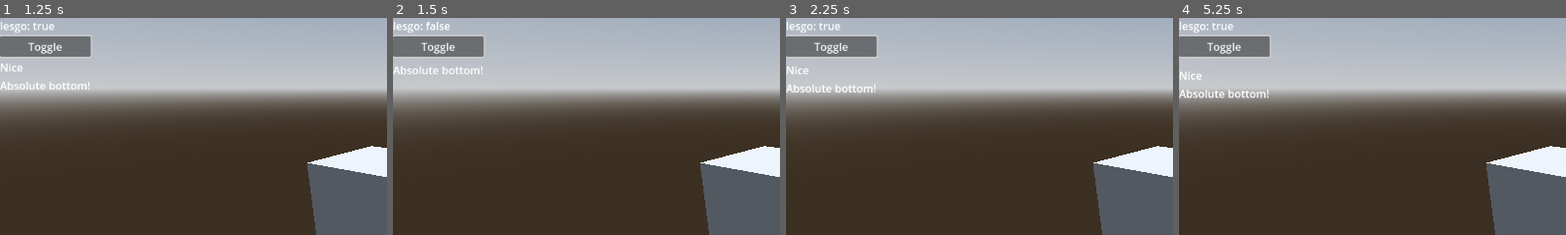
Above: before the commit, frames 1-4 (left to right).
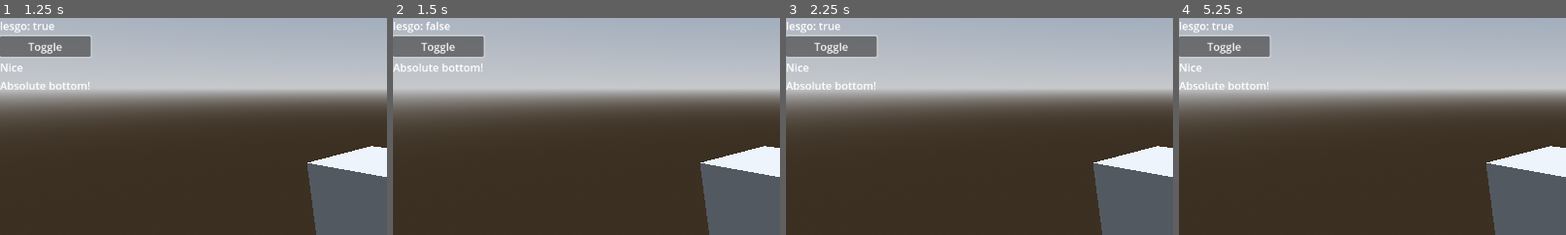
Above: after the commit, the same moments.

Repository: VojtaStruhar/godot-gdgui
Game: Godot game, scene res://test_world.tscn
The game is run twice, just before and just after one commit, with the same random seed, the same clock (stepped at 60 frames per second) and the same inputs. The project has no main scene, so this scene is started directly.
Inputs:
- Up to frame 1 (1.25 s): click "Toggle" at 0.5 s
- Up to frame 2 (1.5 s): click "Toggle" at 1.25 s
- Up to frame 3 (2.25 s): click "Toggle" at 2 s
- Up to frame 4 (5.25 s): tap Enter at 2.75, 4.25 s; tap Space at 3.5, 5 s
The pictures show only the part of the screen within x 0-50%, y 0-50%; the shares and areas given below are measured in that part.

Frame 1 is identical in both runs. In frame 2, 0.4% of the frame differs, in the area x 0-24%, y 20-26%; in frame 3, 0.5%; in frame 4, 1.0%, in the area x 0-24%, y 20-38%.

Commit message:
Surgery from python to gdscript.

Diff:
--- a/GDGui/gdgui.gd
+++ b/GDGui/gdgui.gd
@@ -1,29 +1,47 @@
 extends Control
 class_name GDGui
 
-@onready var _main := VBoxContainer.new()
+var _dom = {}
+var _main := VBoxContainer.new()
+var _call_count_stack: Array[int] = []
+var _layout_stack: Array[Container] = []
 
-var _call_count_stack: Array[int] = [0];
-var _dom: Dictionary = {}
 var __button_presses: Dictionary = {}
 
-var _layout_stack = []
+func _ready() -> void:
+	_layout_stack = []
+	_call_count_stack = [0]
+
+	self.add_child(_main)
 
 
 func _process(_delta: float) -> void:
-	# reset button presses cache
+	_cleanup_layout()
+	_call_count_stack = [0]
+	_layout_stack = []
+
 	for key in __button_presses:
 		__button_presses[key] = false
 
-	if _get_current_element() != null:
-		_cleanup()
 
-	_call_count_stack = [0]
-	_layout_stack = []
+func button(text: String) -> bool:
+	var current = _get_current_element()
+	var button_id = str(_call_count_stack)
 
+	if current is Button:
+		# You should connect the press signal again here, but we don't have that in python
+		current.text = text
+	else:
+		if current != null:
+			_remove_current_element()
 
-func _ready() -> void:
-	add_child(_main)
+		var b = Button.new()
+		b.pressed.connect(func(): __button_presses[button_id] = true)
+		b.text = text
+		_add_element(b)
+
+	_increase_call_count()
+	return __button_presses[button_id] if button_id in __button_presses else false
 
 
 func label(text: String) -> void:
@@ -32,140 +50,71 @@
 		current.text = text
 	else:
 		if current != null:
-			print(_call_count_stack, "-> Replacing (", typeof(current), ") with a label")
 			_remove_current_element()
-		else:
-			print(_call_count_stack, " + Creating a label")
 
-		var l = Label.new()
-		l.text = text
-		_add_element(l)
+		var label = Label.new()
+		label.text = text
+		_add_element(label)
 
 	_increase_call_count()
-
-
-func button(text: String) -> bool:
-	var current = _get_current_element()
-	var button_id = str(_call_count_stack)
-
-	if current is Button:
-		current.text = text
-	else:
-		if current != null:
-			print(_call_count_stack, "-> Replacing (", typeof(current), ") with a button")
-			_remove_current_element()
-		else:
-			print(_call_count_stack, " + Creating a button ")
-
-
-		var b = Button.new()
-		b.text = text
-		b.pressed.connect(func(): __button_presses[button_id] = true)
-		_add_element(b)
-
-
-	_increase_call_count()
-	return __button_presses[button_id] if button_id in __button_presses else false
 
 
 func begin_horizontal() -> void:
 	var current = _get_current_element()
 	if current is HBoxContainer:
-		_layout_stack.push_back(current)
+		_layout_stack.append(current)
 	else:
-		if current is Node:
-			print(_call_count_stack, " <-> Replacing ", current.name, " (", current.get_class(), ") with a hbox")
-			current.queue_free()
-		else:
-			print(_call_count_stack, " + Creating a hbox")
-
-		var h = HBoxContainer.new()
-		_add_element(h)
-		_layout_stack.push_back(h)
+		if current != null:
+			_remove_current_element()
+		var hbox = HBoxContainer.new()
+		_add_element(hbox)
+		_layout_stack.append(hbox)
 
 	_increase_call_count()
 
-	var hopefully_dict = _get_current_element()
-	if not hopefully_dict is Dictionary:
+	var nested_layout = _get_current_element()
+	# There is a Node in its place
+	if not nested_layout is Dictionary:
+		if nested_layout != null:
+			_remove_current_element()
 		_add_element({})
 
-	_call_count_stack.push_back(0)
+
+	_call_count_stack.append(0)
+
 
 func end_horizontal() -> void:
-	var h = _layout_stack.pop_back()
+	_cleanup_layout()  # Get rid of any extra items from previous runs
 	_call_count_stack.pop_back()
+	var layout = _layout_stack.pop_back()
 	_increase_call_count()
 
-	if not h is HBoxContainer:
-		printerr("[GDGui] Called end_horizontal, but the topmost layout wasn't a HBoxContainer: ", h)
+	if not layout is HBoxContainer:
+		print("WARNING: Called end_horizontal, but the topmost layout wasn't a HBoxContainer: ", layout)
 
 
-func begin_vertical() -> void:
-	var current = _get_current_element()
-	if current is VBoxContainer:
-		_layout_stack.push_back(current)
-	else:
-		if current is Node:
-			print(_call_count_stack, " <-> Replacing ", current.name, " (", current.get_class(), ") with a vbox")
-			current.queue_free()
-		else:
-			print(_call_count_stack, " + Creating a vbox")
-
-		var v = VBoxContainer.new()
-		_add_element(v)
-		_layout_stack.push_back(v)
-
-	_increase_call_count()
+func _increase_call_count() -> void:
+	_call_count_stack[-1] += 1
 
 
-func end_vertical() -> void:
-	var v = _layout_stack.pop_back()
-	if not v is VBoxContainer:
-		printerr("[GDGui] Called end_vertical, but the topmost layout wasn't a VBoxContainer: ", v)
-
-
-func begin_panel() -> void:
-	var current = _get_current_element()
-	if current is PanelContainer:
-		_layout_stack.push_back(current)
-	else:
-		if current is Node:
-			print(_call_count_stack, " <-> Replacing ", current.name, " (", current.get_class(), ") with a panel")
-			current.queue_free()
-		else:
-			print(_call_count_stack, " + Creating a panel")
-
-		var p = PanelContainer.new()
-		_add_element(p)
-		_layout_stack.push_back(p)
-
-	_increase_call_count()
-
-
-func end_panel() -> void:
-	var p = _layout_stack.pop_back()
-	if not p is PanelContainer:
-		printerr("[GDGui] Called end_panel, but the topmost layout wasn't a PanelContainer: ", p)
-
-
-func _add_element(e: Variant) -> void:
-	if e is Control:
-		_get_parent_layout().add_child(e)
+# If this method accidentally replaces some element, it's not its fault and it will not free it!
+# Check what you are doing beforehand.
+func _add_element(element) -> void:
+	if element is Control:
+		_get_parent_layout().add_child(element)
 
 	var destination = _dom
 	for cc in _call_count_stack.slice(0, _call_count_stack.size() - 1):
 		destination = destination[cc]
 
-	destination[_call_count_stack[-1]] = e
+	destination[_call_count_stack[-1]] = element
 
 
-# Reads the element for this call_count from the dom
 func _get_current_element():
 	var subtree = _dom
-	for cc in _call_count_stack.slice(0, _call_count_stack.size() - 1):
+	for i in range(len(_call_count_stack) - 1):
+		var cc = _call_count_stack[i]
 		if cc not in subtree:
-			return null
-		if not subtree[cc] is Dictionary:
 			return null
 		subtree = subtree[cc]
 
@@ -179,48 +128,30 @@
 
 	return element
 
-
-func _increase_call_count() -> void:
-	_call_count_stack[-1] += 1
-
-
-func _get_call_count() -> int:
-	return _call_count_stack[-1]
+	return subtree[_call_count_stack[-1]]
 
 
 func _get_parent_layout() -> Control:
-	if _layout_stack.size() > 0:
+	if len(_layout_stack) > 0:
 		return _layout_stack[-1]
 	return _main
-
-
-func _cleanup() -> void:
-	while _call_count_stack.size() > 0:
-		var current = _get_current_element()
-
-		if current != null:
-			print(_call_count_stack, " Cleanup: Deleting ", current)
-			_remove_current_element()
-			_increase_call_count()
-		else:
-			_call_count_stack.pop_back()
 
 
 func _remove_current_element() -> void:
 	var subtree = _dom
 	for cc in _call_count_stack.slice(0, _call_count_stack.size() - 1):
 		if cc not in subtree:
-			printerr("removing ", _call_count_stack, " failed. ", _dom)
+			print("removing ", _call_count_stack, " failed. ", _dom)
 			return
 		if not subtree[cc] is Dictionary:
-			printerr("removing ", _call_count_stack, " failed. ", _dom)
+			print("removing ", _call_count_stack, " failed. ", _dom)
 			return
 
 		subtree = subtree[cc]
 
 	var cc = _call_count_stack[-1]
 	if cc not in subtree:
-		printerr("removing ", _call_count_stack, " failed. ", _dom)
+		print("removing ", _call_count_stack, " failed. ", _dom)
 		return
 
 	var element = subtree[cc]
@@ -228,9 +159,31 @@
 		element.queue_free()
 	else:
 		# Dictionary - destroy all its children too
-		for key in element:
+		for key in element.keys().duplicate():
 			_call_count_stack.push_back(key)
 			_remove_current_element()
 			_call_count_stack.pop_back()
 
 	subtree.erase(cc)
+
+
+# Cleans up the rest of current layout so there are no leftover elements.
+func _cleanup_layout() -> void:
+	var subtree = _dom
+	for cc in _call_count_stack.slice(0, _call_count_stack.size() - 1):
+		subtree = subtree[cc]
+
+	var current = _get_current_element()
+	while current != null:
+		var cc = _call_count_stack[-1]
+
+		if current is Control:
+			current.queue_free()
+		else:  # the element is a dictionary, that means a nested layout
+			_call_count_stack.append(0)
+			_cleanup_layout()
+			_call_count_stack.pop_back()
+
+		subtree.erase(cc)
+		_increase_call_count()
+		current = _get_current_element()
--- a/test_world.gd
+++ b/test_world.gd
@@ -10,7 +10,6 @@
 
 	if gdgui.button("Toggle"):
 		lesgo = not lesgo
-		print("[toggle to ", lesgo, "]", gdgui._dom, "\n")
 
 	if lesgo:
 		gdgui.label("Nice")
@@ -19,6 +18,7 @@
 	gdgui.label("Absolute bottom!")
 	gdgui.end_horizontal()
 
+
 func _process(_delta: float) -> void:
 	gui()
 	pass
